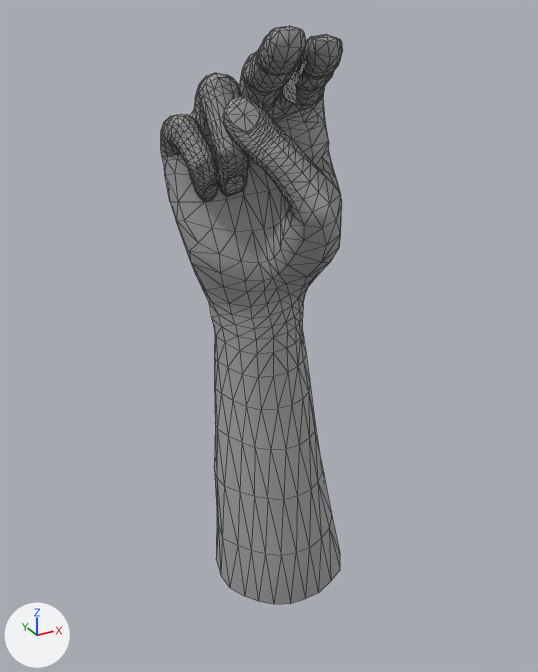
One commit to the glTF model handshapes/glb_models/v_flat.glb: the scene before it, then after it.
Camera for both pictures: a 50 mm camera at (-0.447, -0.518, 1.504) aimed at (-0.287, -0.226, 1.358). Arrows for +X, +Y and +Z are at lower left; the lights stay in place. Mesh edges are drawn as thin lines. Where no turn or scale is listed for an object, it has been applied to the vertices. Vertices at the same position are counted once.

In view in the first picture: 'v_flat'.
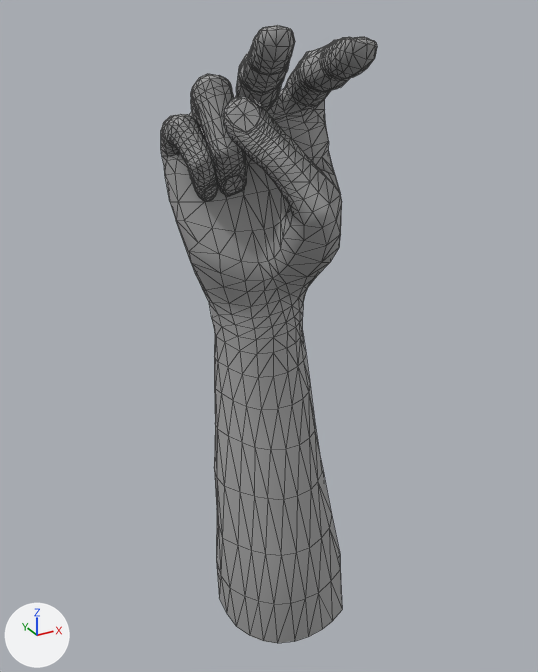
Boxes [x1, y1, x2, y2] around the edits, measured in the pictures (538 x 672 px; the box of a moved part takes in the faces that stretch with it):
'v_flat', reshaped (19% wider, 7% taller): before [161, 26, 343, 604]; after [161, 25, 377, 643]
part 1 of me_v_flat, moved or reshaped: before [190, 26, 343, 196]; after [190, 25, 377, 196]
part 2 of me_v_flat, added: after [216, 560, 342, 643]

The edits, one by one:
me_v_flat is used by ob_v_flat; location (0.0, 0.0, 0.0).
me_v_flat had 1769 vertices, 3516 faces and spanned x -0.329..-0.243, y -0.287..-0.184, z 1.209..1.499.
me_v_flat now has 1789 vertices, 3556 faces and spans x -0.329..-0.242, y -0.288..-0.184, z 1.18..1.499.
me_v_flat part 1: 444 vertices moved from x -0.317..-0.261, y -0.283..-0.199, z 1.431..1.497 to x -0.32..-0.26, y -0.284..-0.199, z 1.431..1.499; 374 vertices removed from x -0.317..-0.262, y -0.287..-0.203, z 1.428..1.499; 374 vertices added at x -0.319..-0.262, y -0.288..-0.202, z 1.428..1.499.
me_v_flat part 2: 20 vertices added at x -0.311..-0.242, y -0.25..-0.184, z 1.18..1.193.
